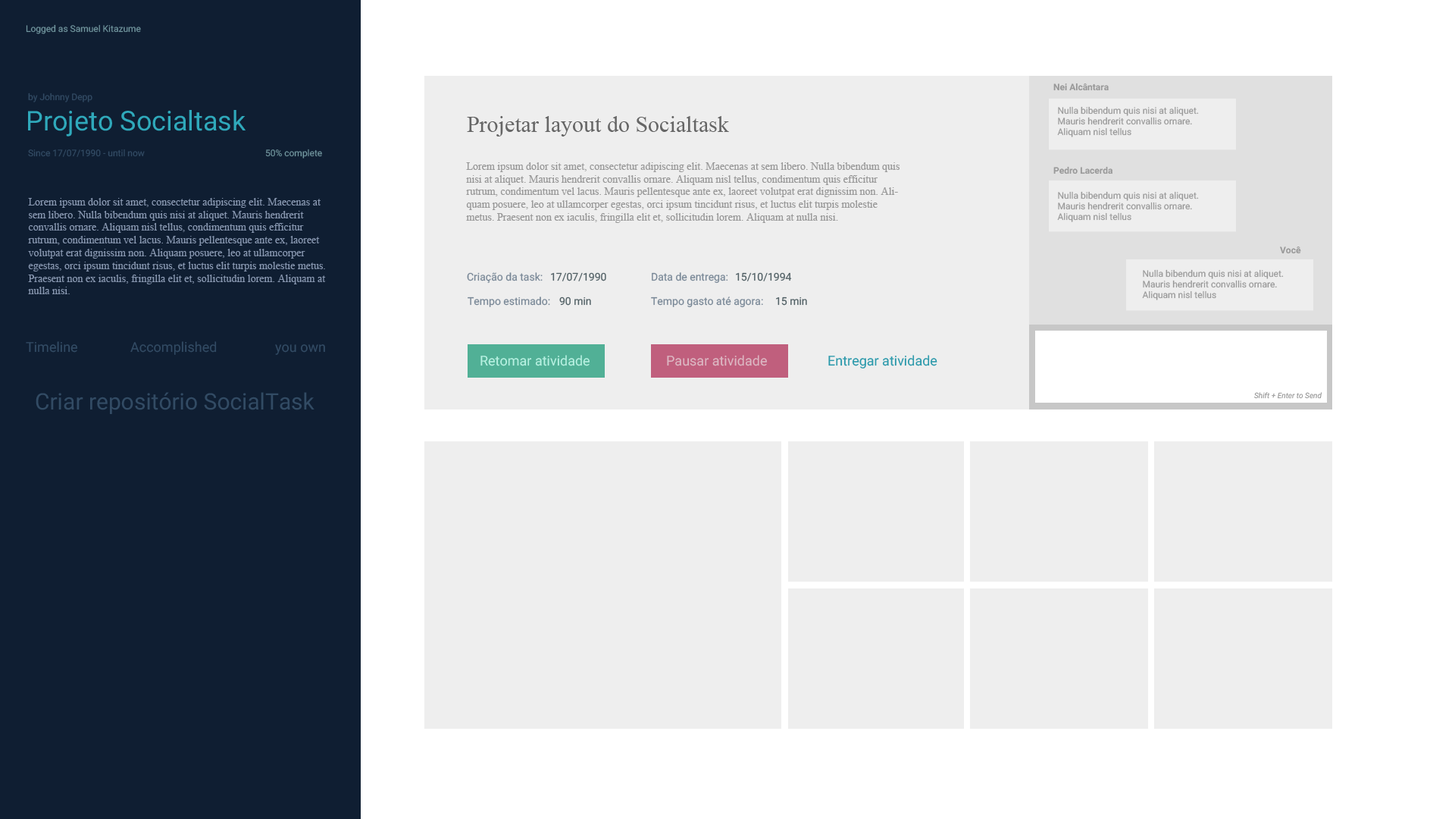
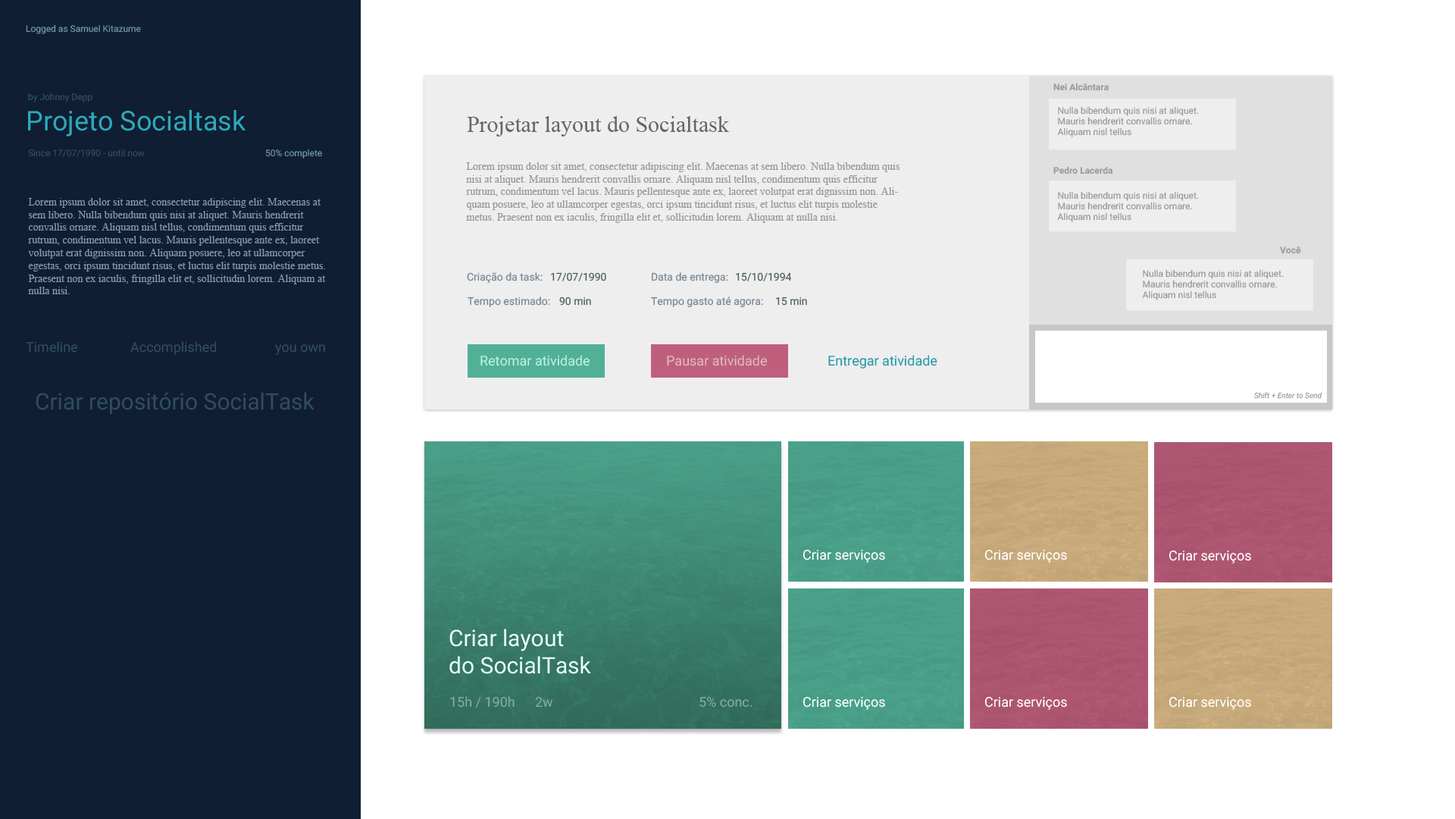
Layer changes from the first 1455px x 819px image to the second:
removed layer "Camada 5 cópia 9" over [left=1154, top=588, right=1333, bottom=729]
removed layer "Camada 5 cópia 7" over [left=1154, top=441, right=1333, bottom=582]
removed layer "Camada 5 cópia 8" over [left=970, top=588, right=1149, bottom=729]
removed layer "Camada 5 cópia 6" over [left=970, top=441, right=1149, bottom=582]
added group "Agrupar 1 cópia 4" with 3 layers above "Agrupar 1 cópia" over [left=1154, top=588, right=1333, bottom=729]
added layer "Camada 11" (1st of 6, in "Agrupar 1 cópia 4") (multiply, 20%) in group "Agrupar 1 cópia 4" over [left=1154, top=588, right=1333, bottom=729]
added layer "Camada 5 cópia 2" (1st of 6, in "Agrupar 1 cópia 4") in group "Agrupar 1 cópia 4" over [left=1154, top=588, right=1333, bottom=729]
added group "Agrupar 1 cópia" with 3 layers above "Agrupar 1 cópia 5" over [left=970, top=441, right=1149, bottom=582]
added layer "Camada 11" (2nd of 6, in "Agrupar 1 cópia") (multiply, 20%) in group "Agrupar 1 cópia" over [left=970, top=441, right=1149, bottom=582]
added group "Agrupar 1 cópia 5" with 3 layers above "Agrupar 1 cópia 2" over [left=1154, top=441, right=1333, bottom=583]
added layer "Camada 11" (3rd of 6, in "Agrupar 1 cópia 5") (multiply, 20%) in group "Agrupar 1 cópia 5" over [left=1154, top=441, right=1333, bottom=583]
added layer "Camada 5 cópia 2" (3rd of 6, in "Agrupar 1 cópia 5") in group "Agrupar 1 cópia 5" over [left=1154, top=441, right=1333, bottom=583]
added group "Agrupar 2" with 6 layers above "Entregar atividade" over [left=421, top=441, right=792, bottom=736]
added layer "Camada 8" (multiply, 20%) in group "Agrupar 2" over [left=421, top=441, right=792, bottom=736]
added layer "Camada 10" (luminosity, 30%) in group "Agrupar 2" over [left=424, top=441, right=782, bottom=729]
moved "Camada 5" into group "Agrupar 2", painted on it over [left=424, top=441, right=782, bottom=729]
…and 21 more changes (19 added, 1 painted, 1 removed, 1 stack)
